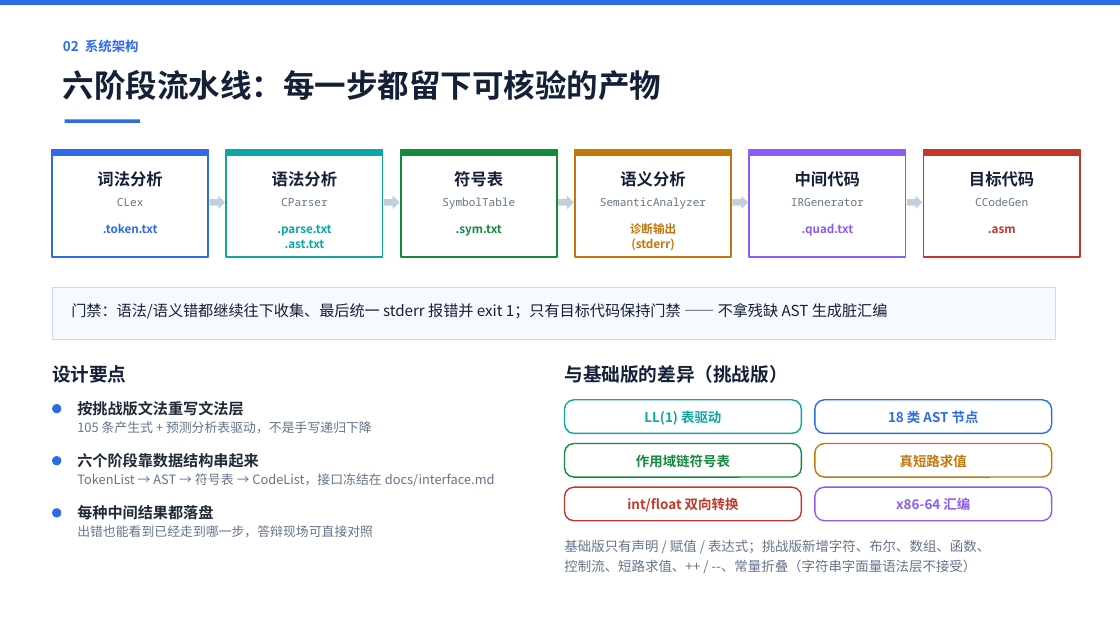
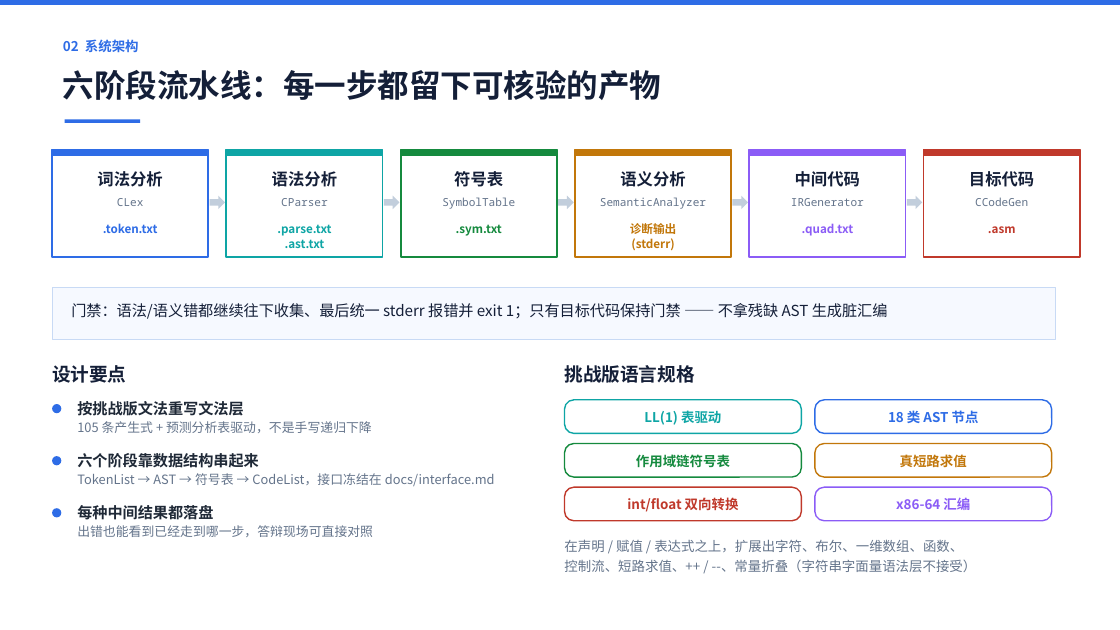
Before and after one commit to 9527-qincheng/MiniCCompiler, a slide deck: slide 3 of docs/MiniC编译器_答辩演示.pptx. Drawn at 1120x630 pixels with LibreOffice and Linux fonts; fonts in the diff are those of the drawing. Boxes give left, top, right and bottom in pixels: in the first picture for what was removed or moved away, otherwise in the second. Text is boxed around its words. In the diff, an @@ line names an element or a change of style, - is before the commit and + after.

Commit message:
docs: 第三轮收口同步（块内优化 / 基础版表述清除 / 数据口径校正）
- 验收报告新增 5.8 节、项目总结新增 3.15 节，记录基本块划分与三项块内优化
- 基准版本由 5e9e6c8 更正为 e0d2ba4（此前「此后提交仅涉文档」已不成立）
- 规模数字统一：21 文件 9 572 行 / 140 个 .mc / minic.exe 2 569 960 字节 / 100 余条提交
- 产物尺寸校正：.sym.txt 318→343 B（六节分表）、.asm 1 216→1 166 B（40 行）
- interface.md 冲突/扩展记录 35→36 条；项目书与 PPT 同步 -O 的新做法
- tests/test.asm 随累加器直通更新（少两条临时量搬运指令）

```diff
--- a/docs/MiniC编译器_答辩演示.pptx
+++ b/docs/MiniC编译器_答辩演示.pptx
@@ text at [564, 365, 694, 383]: text changed @@
-与基础版的差异（挑战版）
+挑战版语言规格
@@ text at [564, 539, 963, 552]: text changed @@
-基础版只有声明 / 赋值 / 表达式；挑战版新增字符、布尔、数组、函数、
+在声明 / 赋值 / 表达式之上，扩展出字符、布尔、一维数组、函数、
```
Also in this commit, not shown: 1 other slide changed, 21 other files.
